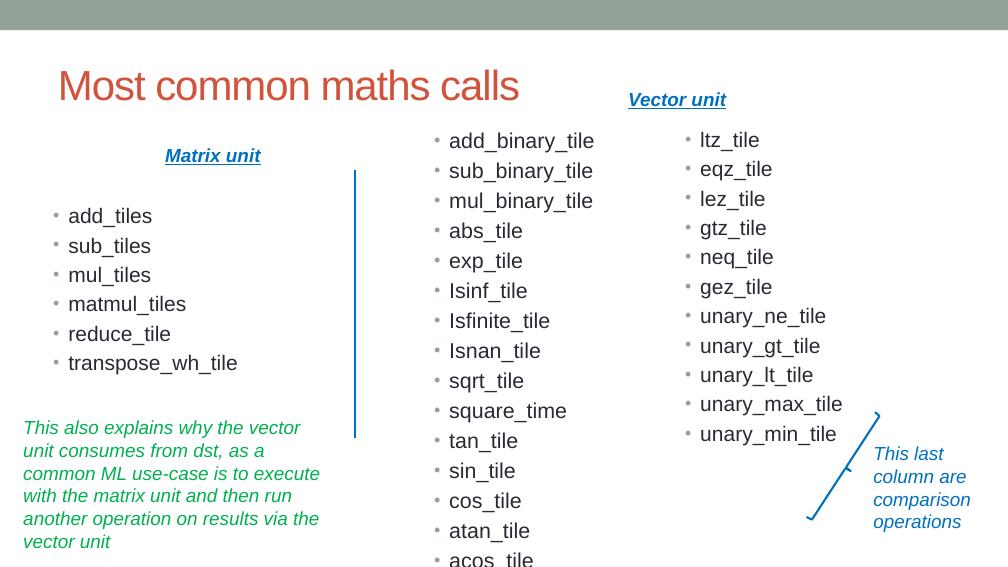
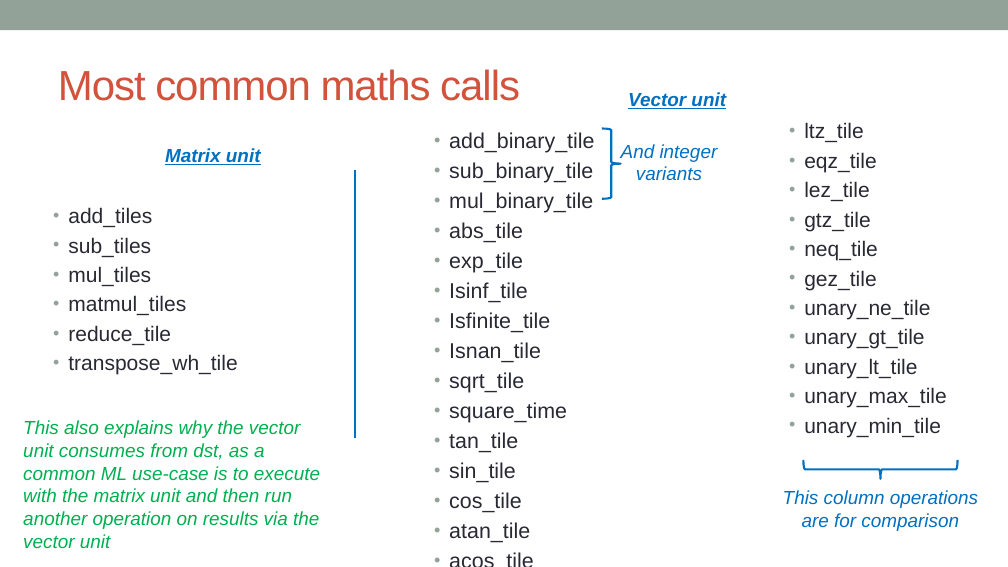
Before and after one commit to owainkenwayucl/tt-tutorial, a slide deck: slide 10 of lectures/src/SDK-compute.pptx (slide 7 before the commit). Drawn at 1008x567 pixels with LibreOffice and Linux fonts; fonts in the diff are those of the drawing. Boxes give left, top, right and bottom in pixels: in the first picture for what was removed or moved away, otherwise in the second. Text is boxed around its words. In the diff, an @@ line names an element or a change of style, - is before the commit and + after.

```diff
--- a/lectures/src/SDK-compute.pptx
+++ b/lectures/src/SDK-compute.pptx
@@ text "ltz_tile": place and size @@
-text "ltz_tile" at [700,131,843,445]
+text "ltz_tile" at [804,122,947,437]
@@ right brace added at [602,129,621,199], outline #0070C0 2 pt @@
@@ text added at [621,144,718,181], 18 pt, text #0070C0, italic @@
+And integer variants
@@ right brace at [803,460,958,479]: rotation 33 to 90 degrees @@
@@ text at [783,490,978,531]: text changed @@
-This last column are comparison operations
+This column operations are for comparison
```
Also in this commit, not shown: 3 other slides changed, 4 slides added, 3 other files.
